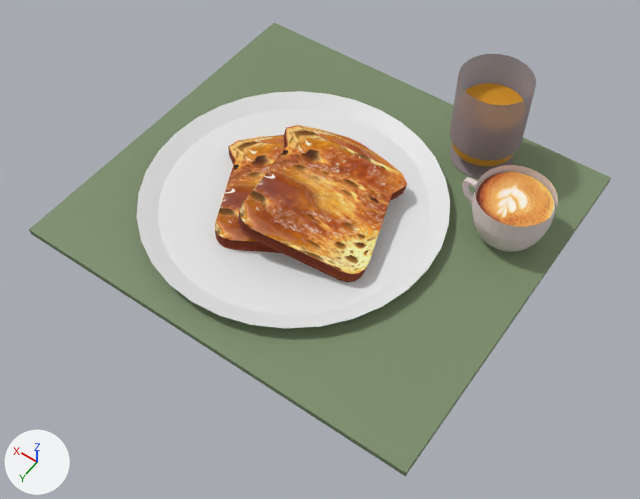
The Blender file blender/menu1Francia.blend as it was, and as the next commit left it.
One viewpoint serves both versions: a 50 mm camera at (-19.2, 23.9, 35.5) aimed at (-3.3, 1.6, 0.5). The axes (+X, +Y, +Z) are drawn at lower left. The lights are the same throughout.
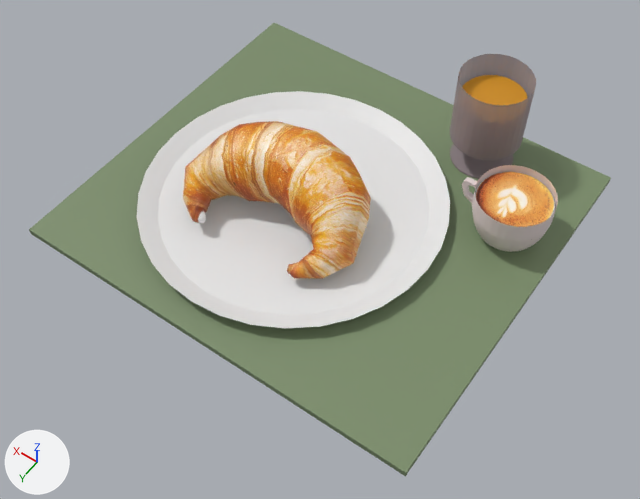
Boxes [x1, y1, x2, y2] around the edits, measured in the pictures (640 x 499 px):
'Cube.002', deleted (orange): before [238, 125, 407, 282]
    faces in mat_plano_001 (picture img_plano_tostada_plano_tostada_png_001): [240, 125, 407, 274]
    faces in mat_borde_001 (picture img_borde_tostada_borde_tostada_png_001): [238, 129, 407, 282]
'Cylinder.001', added (beige): after [183, 121, 371, 279]
'Cube.001', deleted (orange): before [215, 135, 284, 253]
    faces in mat_plano (picture img_plano_tostada_plano_tostada_png): [215, 135, 284, 242]
    faces in mat_borde (picture img_borde_tostada_borde_tostada_png): [215, 147, 281, 253]
'Cylinder.011', moved: before [452, 83, 524, 166]; after [462, 75, 527, 105]

The change, as a list of edits to the scene's bpy script:
```text
Add img_texturacruassan_001:
    img_texturacruassan_001 = load_image('texturaCruassan.001', '_unpacked/texturaCruassan.001', 612, 519, 'sRGB')
Add mat_textura001_002:
    mat_textura001_002 = principled_material('textura001.002')
    mat_textura001_002.texture = img_texturacruassan_001
Add me_cylinder_009:
    me_cylinder_009.from_pydata(...)  # 213 vertices, 413 faces; spans x -1.01..1.0, y -2.32..0.96, z -1.13..3.67
    me_cylinder_009.materials.append(mat_textura001_002)  # picture img_texturacruassan_001
Change ob_cylinder_011:
    ob_cylinder_011.location: (-6.62, -8.84, 2.72) -> (-6.62, -8.84, 3.29)
Remove ob_cube_001:
    ob_cube_001 = bpy.data.objects.new('Cube.001', me_cube_002)
    ob_cube_001.location = (0.0, 0.0, 0.88)
    ob_cube_001.rotation_euler = (0.0, 0.0, -1.025)  # degrees (0, 0, -59)
    ob_cube_001.scale = (3.46, 3.46, 0.419)
Remove ob_cube_002:
    ob_cube_002 = bpy.data.objects.new('Cube.002', me_cube_003)
    ob_cube_002.location = (-2.28, 0.0, 1.94)
    ob_cube_002.rotation_euler = (0.226, -0.0521, -1.348)  # degrees (13, -3, -77)
    ob_cube_002.scale = (3.46, 3.46, 0.419)
Add ob_cylinder_001:
    ob_cylinder_001 = bpy.data.objects.new('Cylinder.001', me_cylinder_009)
    ob_cylinder_001.location = (2.29, -0.51, 2.85)
    ob_cylinder_001.rotation_euler = (1.634, 0.959, -1.483)  # degrees (94, 55, -85)
    ob_cylinder_001.scale = (2.1, 2.1, 2.1)
```
